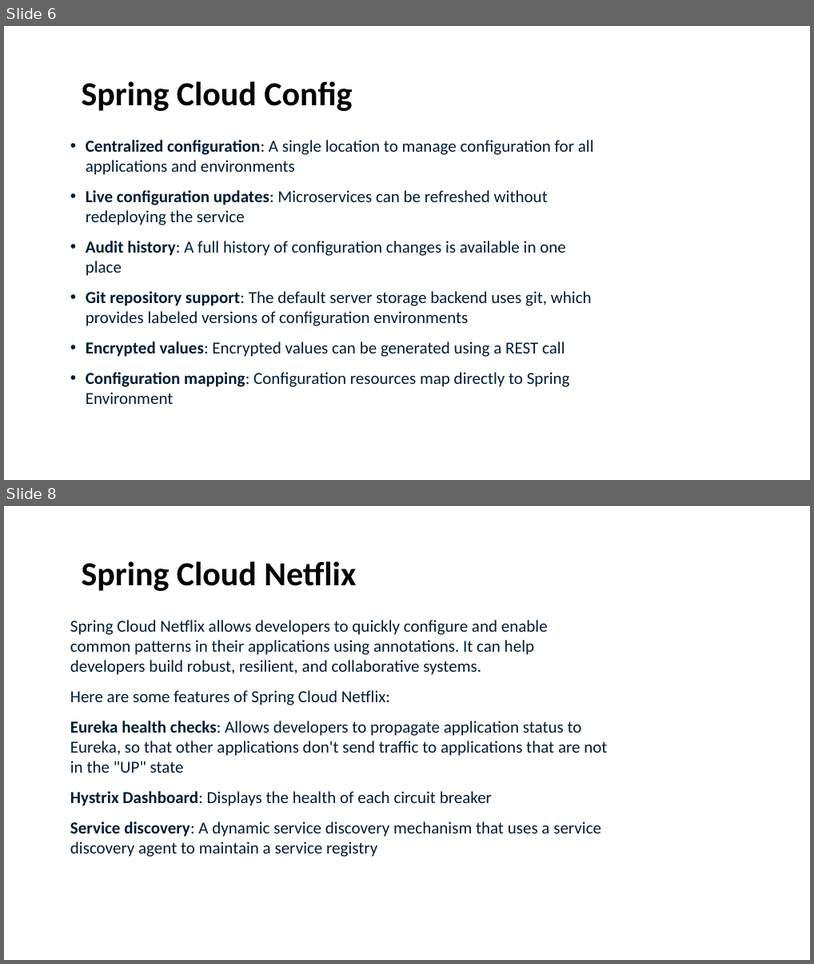
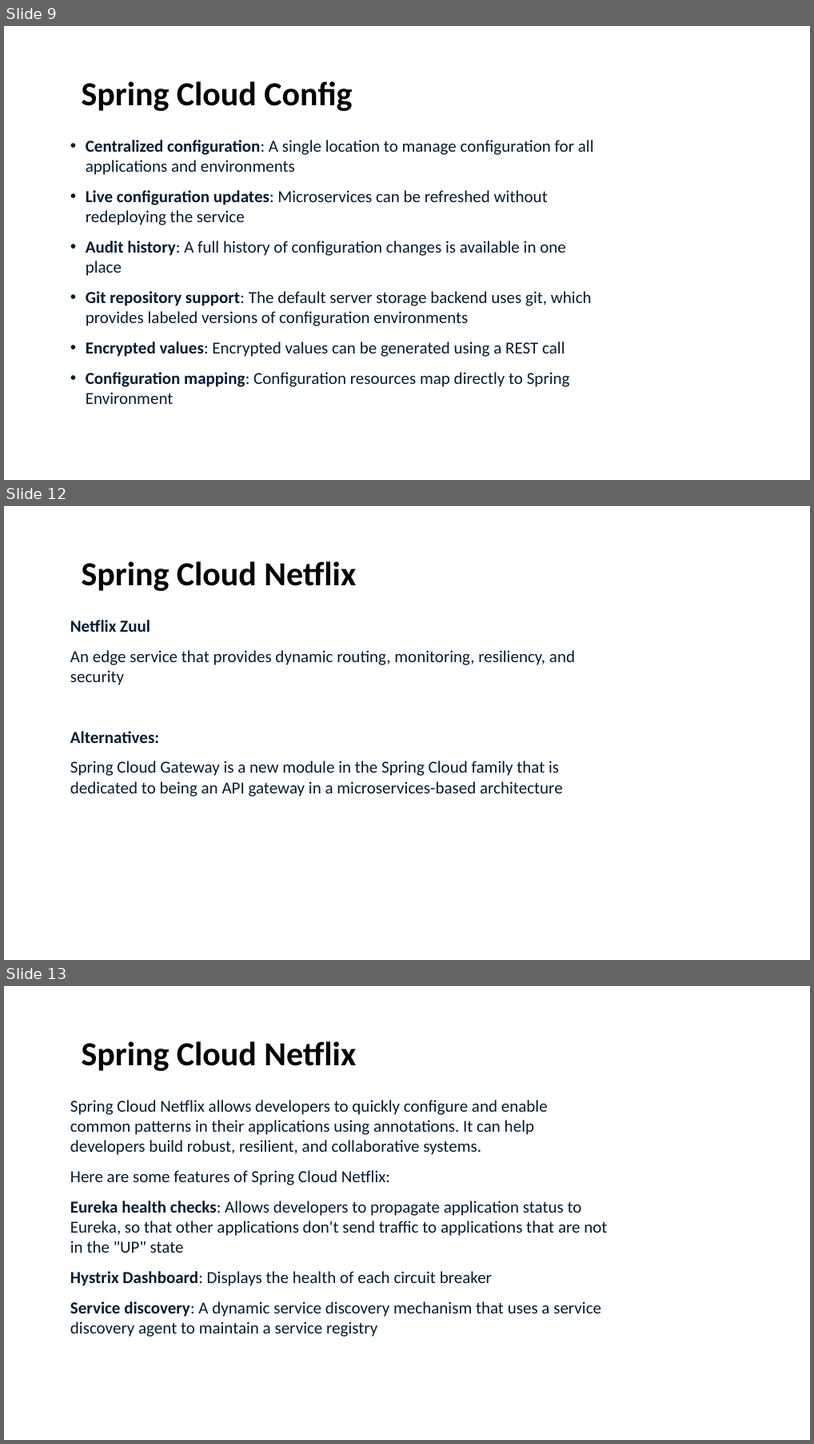
Before and after one commit to skjavedih/Spring-Cloud, a slide deck: Spring Cloud - Simplifying Distributed System.pptx. Shown one above the other, each under a label of ours: slides 6 and 8 before the commit, slides 9, 12 and 13 after it; the slides between them are not shown. The pictures are 814x964 and 814x1444 pixels, drawn with LibreOffice and Linux fonts; fonts in the diff are those of the drawing; background and template pictures are left out. Boxes give left, top, right and bottom in pixels: in the first picture for what was removed or moved away, otherwise in the second. Text is boxed around its words. In the diff, an @@ line names an element or a change of style, - is before the commit and + after.

```diff
--- a/Spring Cloud - Simplifying Distributed System.pptx
+++ b/Spring Cloud - Simplifying Distributed System.pptx
@@ slide 12 added at [4,506,810,960], background #FFFFFF @@
@@ text added at [82,561,356,591], 40 pt, text #000000, bold @@
+Spring Cloud Netflix
@@ text added at [70,620,575,796], 20 pt, text #001D35 @@
+Netflix Zuul
+An edge service that provides dynamic routing, monitoring, resiliency, and security
+Alternatives:
+Spring Cloud Gateway is a new module in the Spring Cloud family that is dedicated to being an API gateway in a microservices-based architecture
@@ what was slide 6 is now slide 9 @@
@@ what was slide 8 is now slide 13 @@
```
Also in this commit, not shown: 1 slide changed, 4 other slides added.
